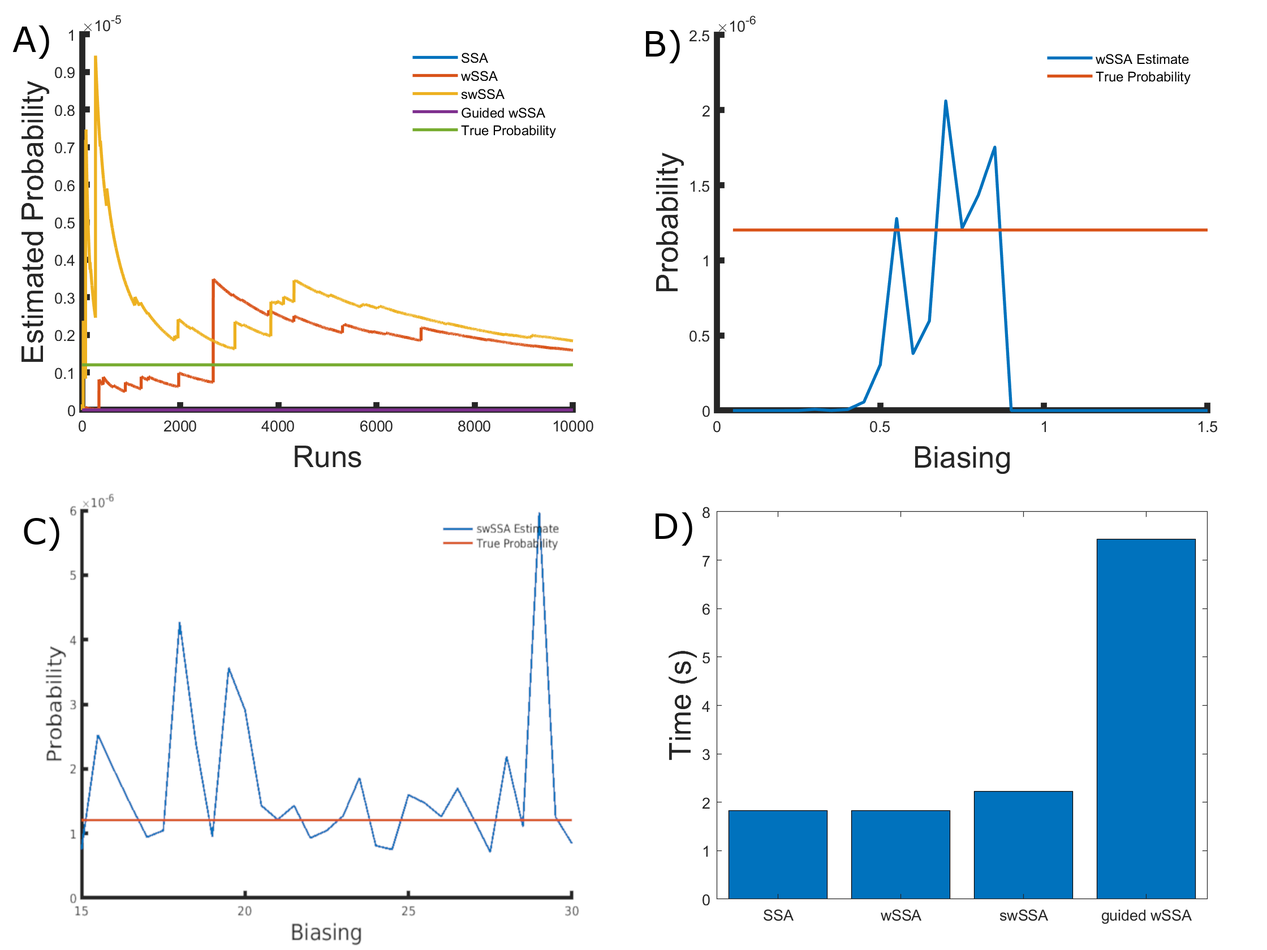
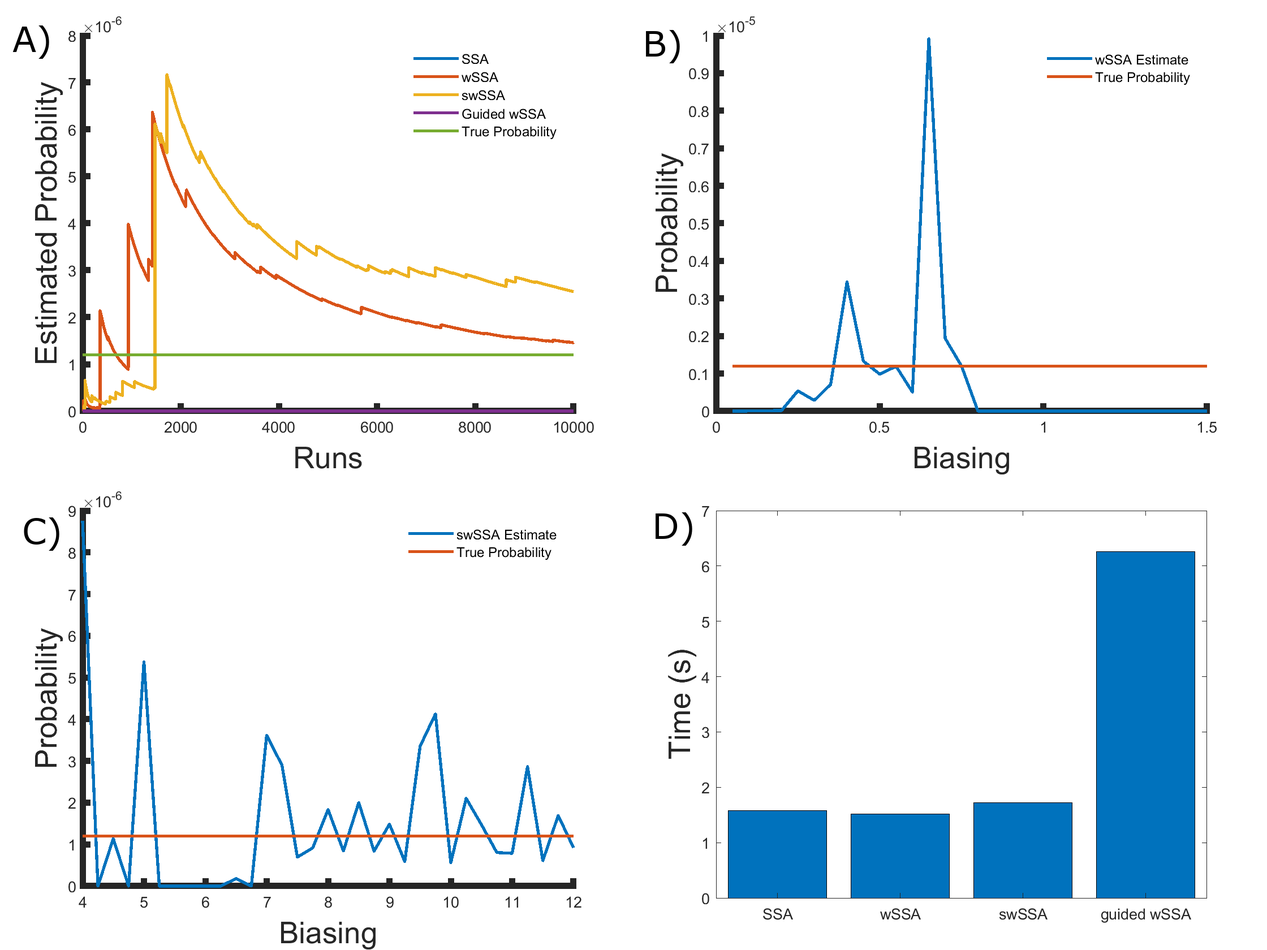
Layered file, before and after one edit (1267 x 950). Changes by layer:
removed layer "Background" over [21, 15, 1217, 950]
added layer "yeastTimeCompare_n1000.png" above "yeastRunCompare_n10000.png" over [667, 505, 1208, 925]
added layer "yeastRunCompare_n10000.png" above "yeastBiasing_swSSA_n10000.png" over [21, 15, 594, 469]
added layer "yeastBiasing_swSSA_n10000.png" above "yeastBiasing_n10000.png" over [35, 490, 582, 950]
added layer "yeastBiasing_n10000.png" over [655, 15, 1217, 476]
